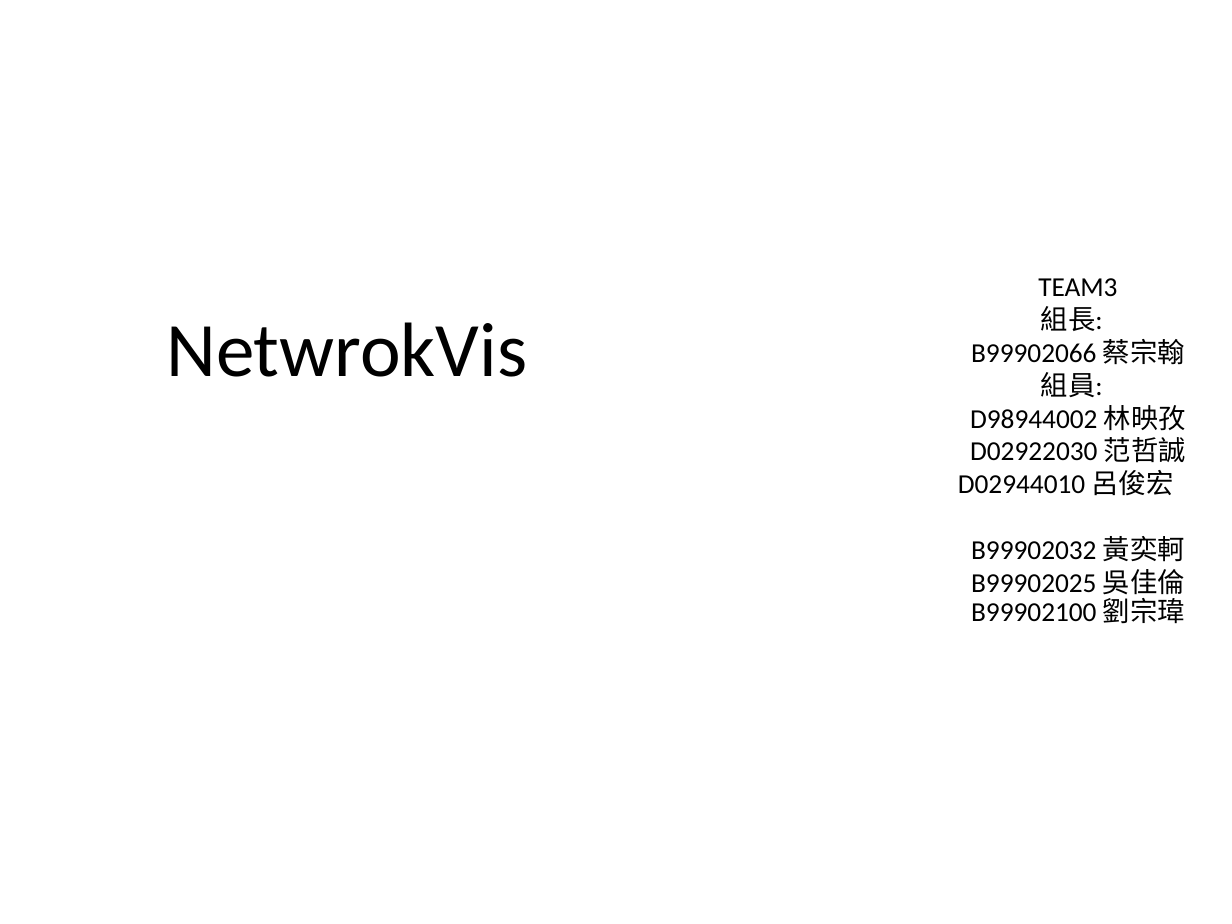
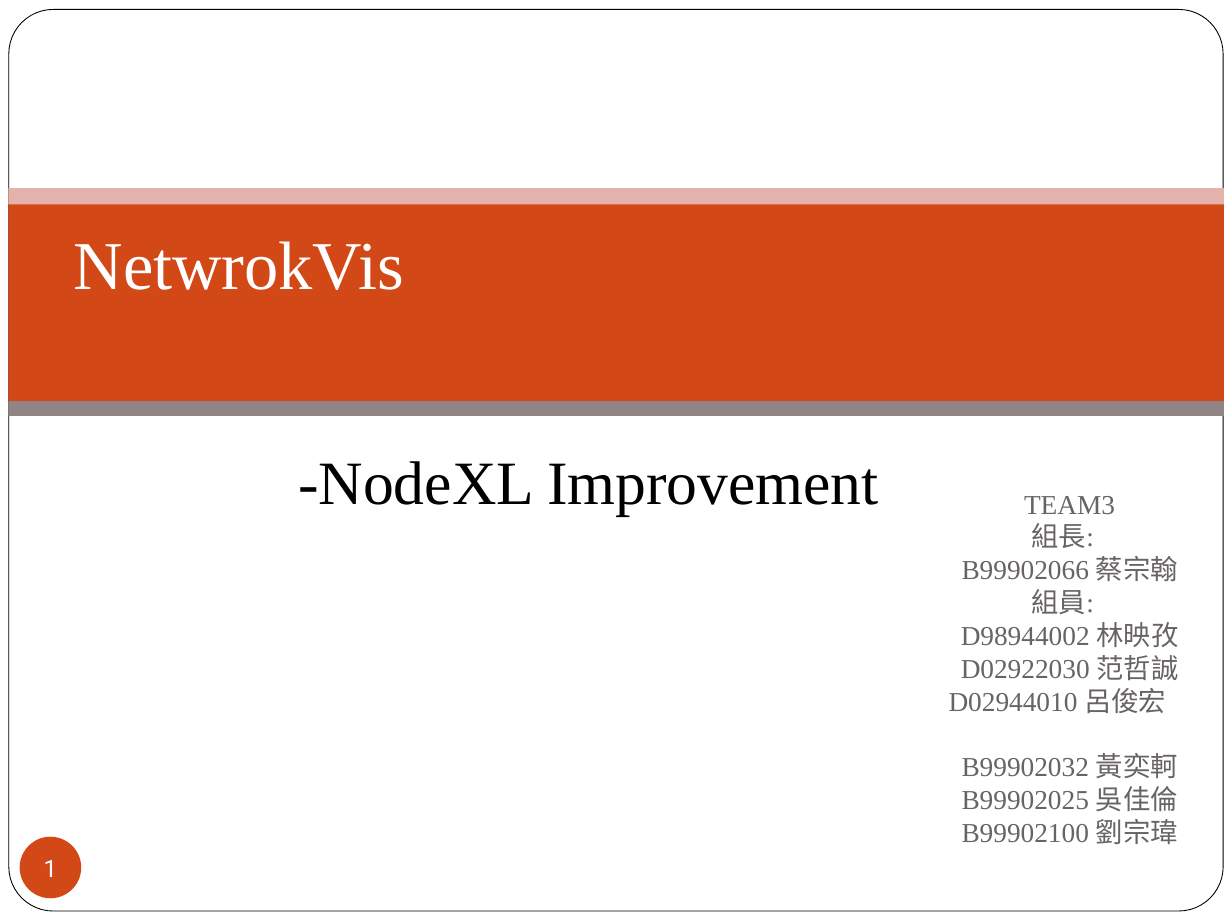
Before and after one commit to 2014-sed-team3/term-project, a slide deck: slide 1 of project/report/report.pptx. Drawn at 1232x924 pixels with LibreOffice and Linux fonts; fonts in the diff are those of the drawing; background and template pictures are left out. Boxes give left, top, right and bottom in pixels: in the first picture for what was removed or moved away, otherwise in the second. Text is boxed around its words. In the diff, an @@ line names an element or a change of style, - is before the commit and + after.

```diff
--- a/project/report/report.pptx
+++ b/project/report/report.pptx
@@ rounded rectangle added at (9, 10, 1223, 912), fill #FFFFFF, outline #000000 0.5 pt @@
@@ rectangle added at (9, 195, 1225, 400), fill #D34817 @@
@@ rectangle added at (9, 188, 1225, 205), fill #E6B1AC @@
@@ title "NetwrokVis": place and size @@
-title "NetwrokVis" at (166, 322, 527, 377)
+title "NetwrokVis" at (74, 241, 404, 290)
@@ title "NetwrokVis" at (74, 241, 404, 290): size 45 to 40 pt, font Calibri to Times New Roman, text colour #000000 to #FFFFFF; line spacing 0.9 to 1; vertical alignment bottom to middle @@
@@ rectangle added at (9, 402, 1225, 416), fill #918485 @@
@@ text added at (298, 461, 879, 516), 36 pt, text #000000 @@
+-NodeXL Improvement
@@ subtitle "TEAM3": place and size @@
-subtitle "TEAM3" at (958, 278, 1186, 624)
+subtitle "TEAM3" at (949, 496, 1179, 844)
@@ subtitle "TEAM3" at (949, 496, 1179, 844): font Calibri to Times New Roman, text colour #000000 to #696464; line spacing 0.9 to 1; less space between paragraphs @@
@@ page number added at (20, 837, 81, 898), fill #D34817, 14 pt, text #FFFFFF @@
+1
```
Also in this commit, not shown: 46 other slides changed.
